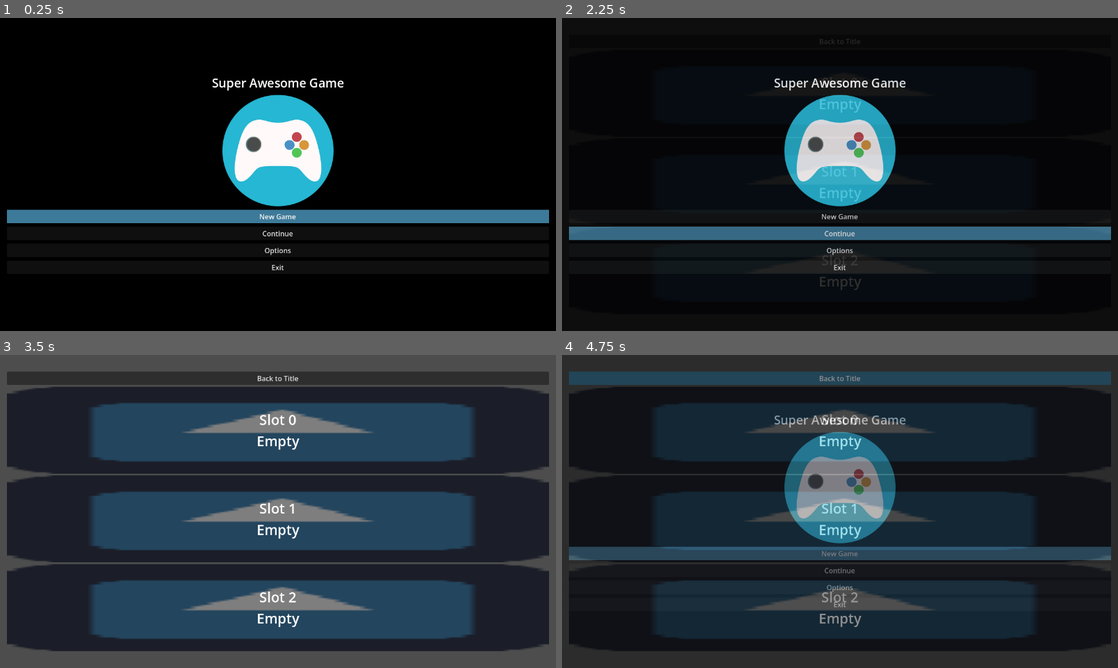
Above: before the commit, frames 1-4 (two rows, left to right).
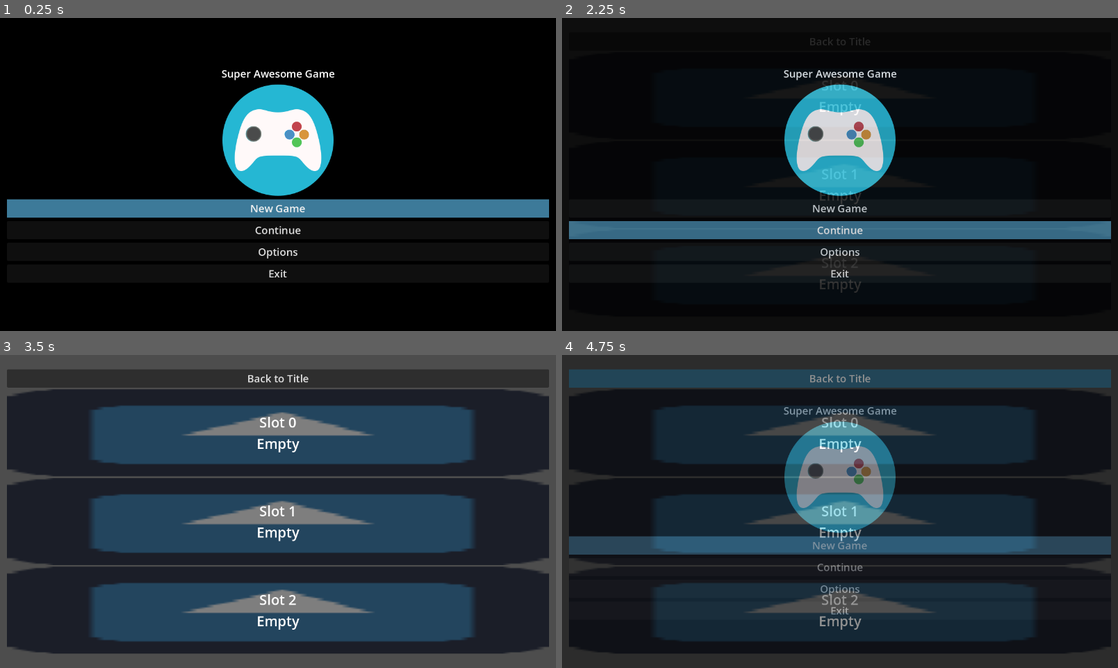
Above: after the commit, the same moments.

Repository: nightblade9/turbo
Game: Godot game, scene res://contexts/pregame/scenes/GameLoaderScene.tscn
The game is run twice, just before and just after one commit, with the same random seed, the same clock (stepped at 60 frames per second) and the same inputs. The engine's default icon, where the game draws it, is replaced by a stand-in: a white triangle on a blue panel in a dark square.
Inputs:
- Up to frame 1 (0.25 s): no input
- Up to frame 2 (2.25 s): click "New Game" at 0.5 s; click "New Game" at 1.25 s; click "Continue" at 2 s
- Up to frame 3 (3.5 s): tap Enter at 2.75 s
- Up to frame 4 (4.75 s): tap Space at 3.5 s; click "Back to Title" at 4.25 s

The runs differ from the first frame. In frame 1, 9.0% of the frame differs, in the area x 1-99%, y 16-83%; in frame 2, 6.7%; in frame 3, 11%; in frame 4, 16%, in the area x 1-99%, y 4-96%.

Commit message:
Set default font, at 24px.

Diff:
--- a/source/theme/GlobalTheme.tres
+++ b/source/theme/GlobalTheme.tres
@@ -1,13 +1,16 @@
-[gd_resource type="Theme" load_steps=5 format=3 uid="uid://6w7q2lxkpxxw"]
+[gd_resource type="Theme" load_steps=6 format=3 uid="uid://6w7q2lxkpxxw"]
 
 [ext_resource type="Texture2D" uid="uid://s8pvllfxx6kb" path="res://assets/images/ui/hslider-grabber.png" id="1"]
 [ext_resource type="Texture2D" uid="uid://rwq460bqn5fx" path="res://assets/images/ui/hslider-grabber-selected.png" id="2"]
 [ext_resource type="Texture2D" uid="uid://cchbj4eo8gny5" path="res://assets/images/ui/hslider-grabber-disabled.png" id="3"]
+[ext_resource type="FontFile" path="res://theme/DefaultFont.tres" id="4_e7wu5"]
 
 [sub_resource type="StyleBoxFlat" id="1"]
 bg_color = Color(0.24, 0.48, 0.6, 1)
 
 [resource]
+default_font = ExtResource("4_e7wu5")
+default_font_size = 24
 Button/styles/focus = SubResource("1")
 CheckButton/styles/focus = SubResource("1")
 HSlider/icons/grabber = ExtResource("1")
